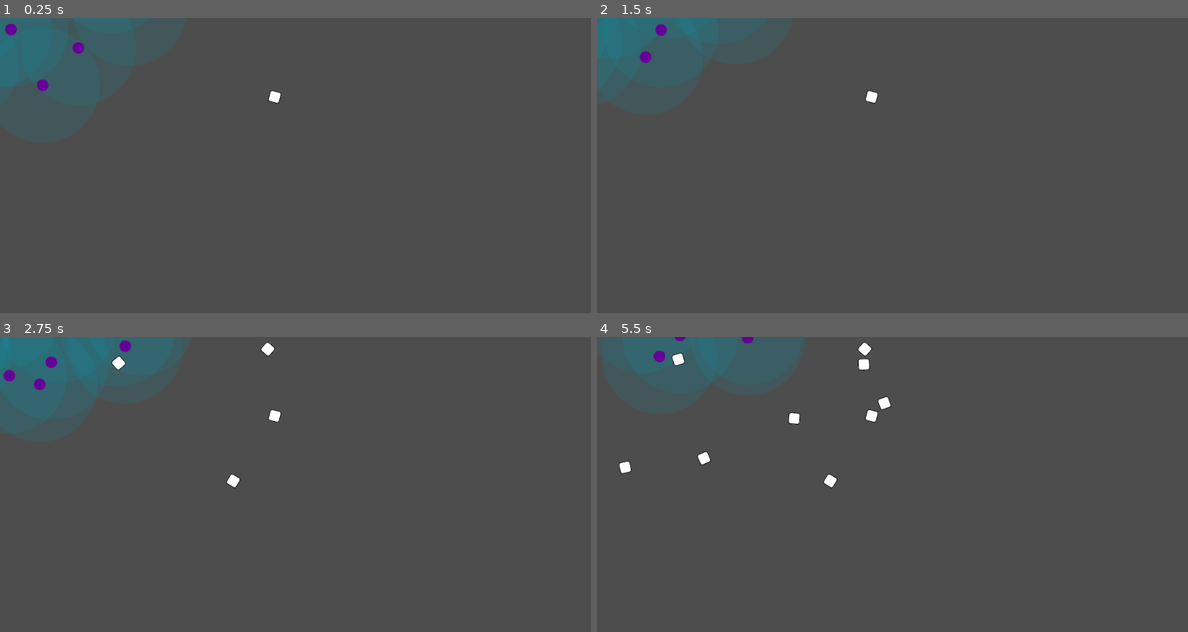
Above: before the commit, frames 1-4 (two rows, left to right).
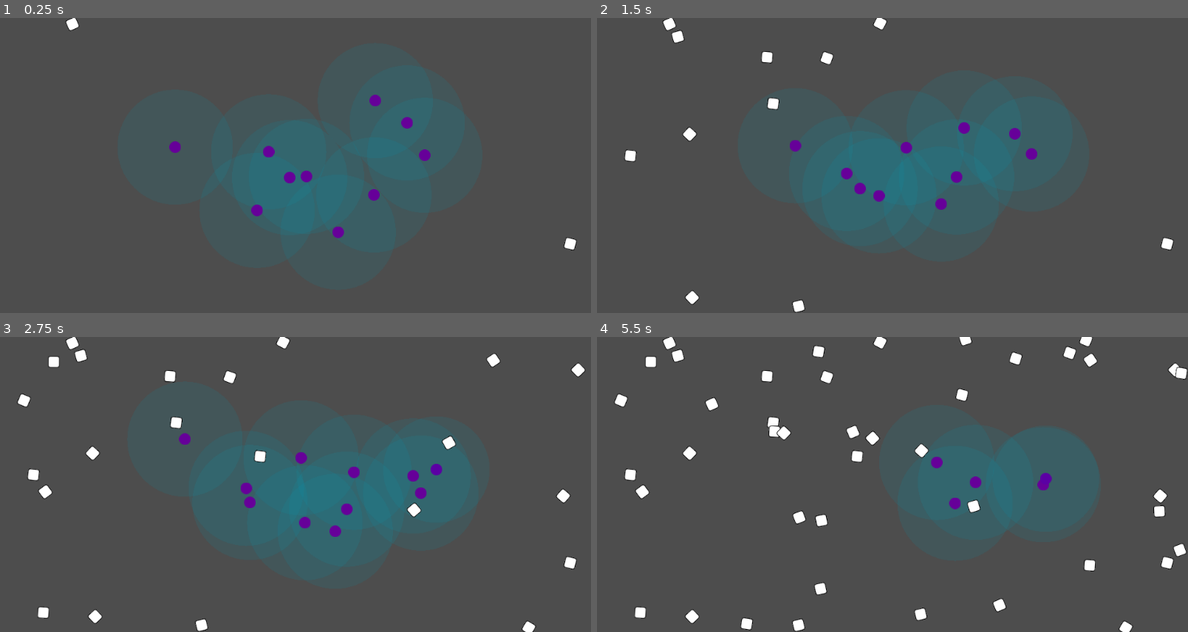
Above: after the commit, the same moments.

Repository: wivest/Natural-Selection
Game: Godot game, scene res://scenes/main.tscn
Same seed, same stepped clock (60 frames per second), same inputs: the game is played once before the commit and once after it. Before the commit the project starts from res://scenes/field.tscn.
Inputs:
- Up to frame 1 (0.25 s): no input
- Up to frame 2 (1.5 s): no input
- Up to frame 3 (2.75 s): no input
- Up to frame 4 (5.5 s): no input

The runs differ from the first frame. In frame 1, 12% of the frame differs, in the area x 0-98%, y 0-79%; in frame 2, 13%; in frame 3, 19%, in the area x 0-100%, y 0-100%; in frame 4, 9.6%.

Commit message:
refactor: create main.tscn

Diff:
--- a/project.godot
+++ b/project.godot
@@ -11,7 +11,7 @@
 [application]
 
 config/name="Natural Selection"
-run/main_scene="res://scenes/field.tscn"
+run/main_scene="res://scenes/main.tscn"
 config/features=PackedStringArray("4.2", "Mobile")
 config/icon="res://icon.svg"
 
--- /dev/null
+++ b/scenes/main.tscn
@@ -0,0 +1,18 @@
+[gd_scene load_steps=2 format=3 uid="uid://b57fcx5wnkjjp"]
+
+[ext_resource type="PackedScene" uid="uid://cgm3b22nd4ulf" path="res://scenes/field.tscn" id="1_30vq0"]
+
+[node name="Main" type="Node"]
+
+[node name="World" type="Node2D" parent="."]
+position = Vector2(0, 1)
+
+[node name="Field" parent="World" instance=ExtResource("1_30vq0")]
+
+[node name="Camera2D" type="Camera2D" parent="World"]
+
+[node name="GUI" type="Control" parent="."]
+layout_mode = 3
+anchors_preset = 0
+offset_right = 40.0
+offset_bottom = 40.0
